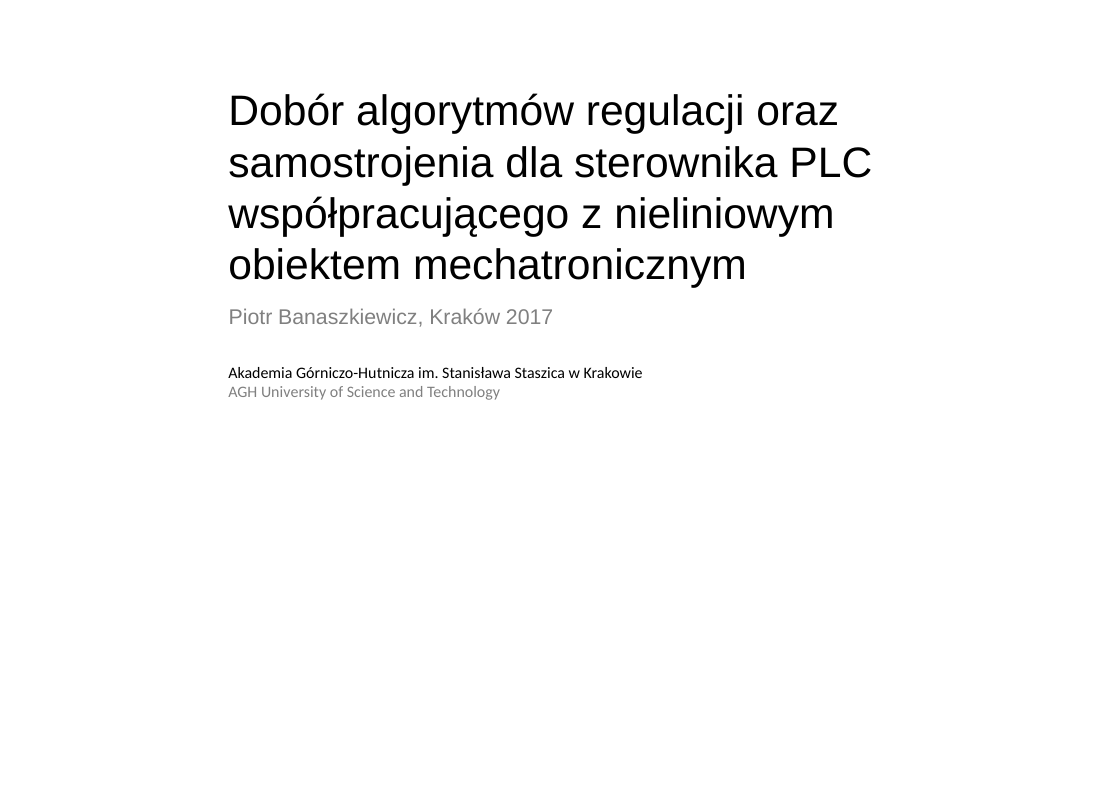
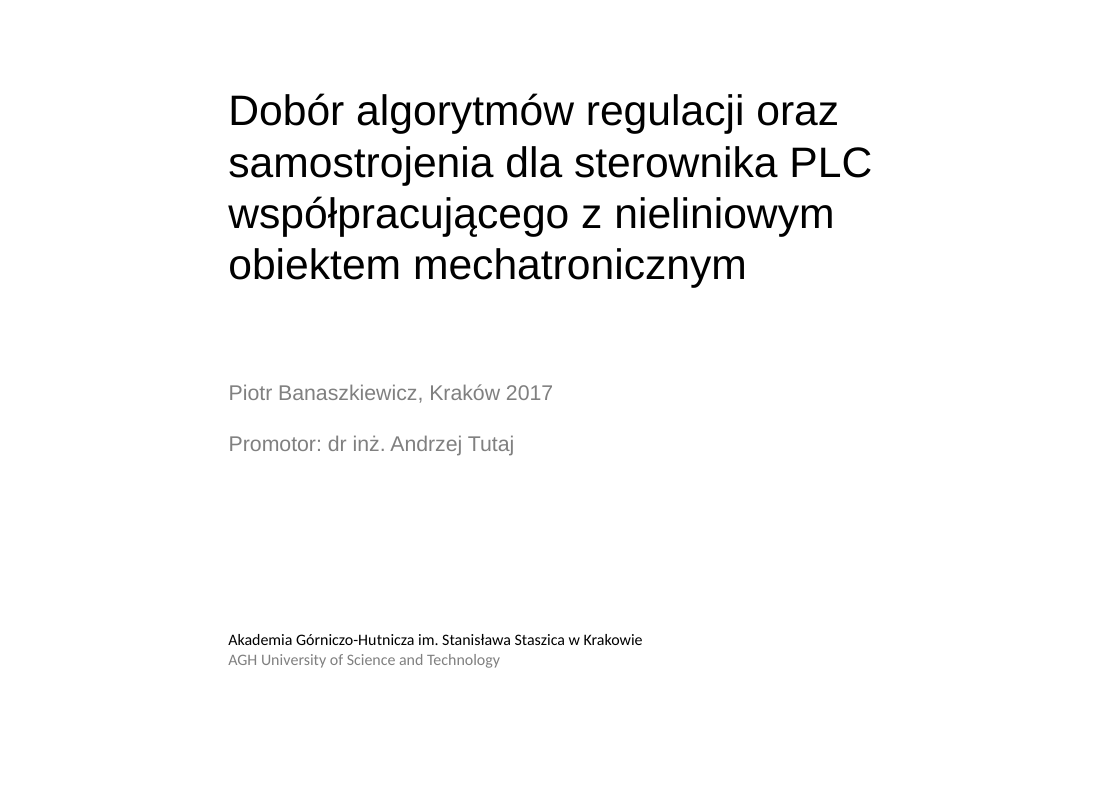
Before and after one commit to pbanaszkiewicz/msc-thesis, a slide deck: slide 1 of presentation/main.odp. Drawn at 1120x792 pixels with LibreOffice and Linux fonts; fonts in the diff are those of the drawing; background and template pictures are left out. Boxes give left, top, right and bottom in pixels: in the first picture for what was removed or moved away, otherwise in the second. Text is boxed around its words. In the diff, an @@ line names an element or a change of style, - is before the commit and + after.

```diff
--- a/presentation/main.odp
+++ b/presentation/main.odp
@@ text "Piotr Banaszkiewicz, Kraków 2017": place and size @@
-text "Piotr Banaszkiewicz, Kraków 2017" at bbox=[229, 308, 553, 327]
+text "Piotr Banaszkiewicz, Kraków 2017" at bbox=[229, 384, 553, 456]
@@ text at bbox=[229, 435, 514, 456]: paragraph added @@
+Promotor: dr inż. Andrzej Tutaj
@@ text "Akademia Górniczo-Hutnicza im. Stanisława Staszica ...": place and size @@
-text "Akademia Górniczo-Hutnicza im. Stanisława Staszica ..." at bbox=[228, 367, 643, 400]
+text "Akademia Górniczo-Hutnicza im. Stanisława Staszica ..." at bbox=[228, 634, 643, 668]
```
Also in this commit, not shown: 5 other slides changed, 26 slides added, 1 slide removed, 32 other files.
